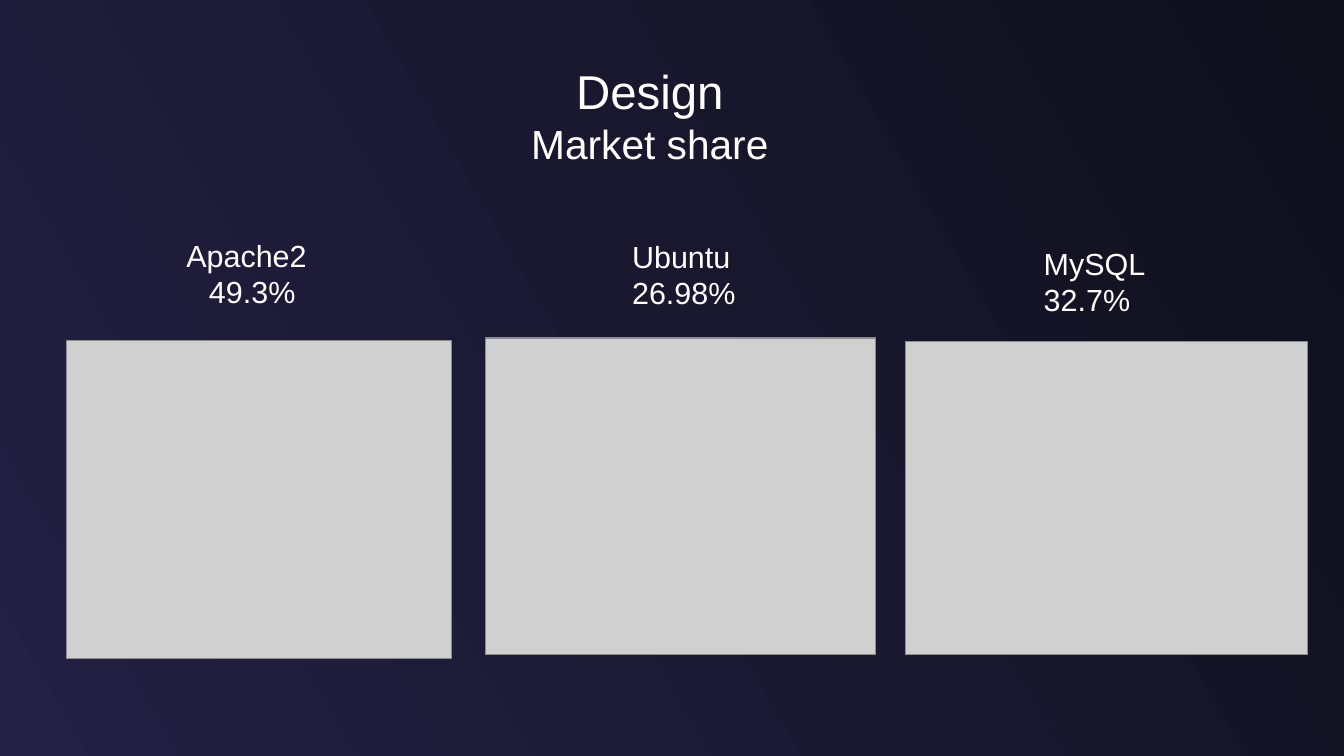
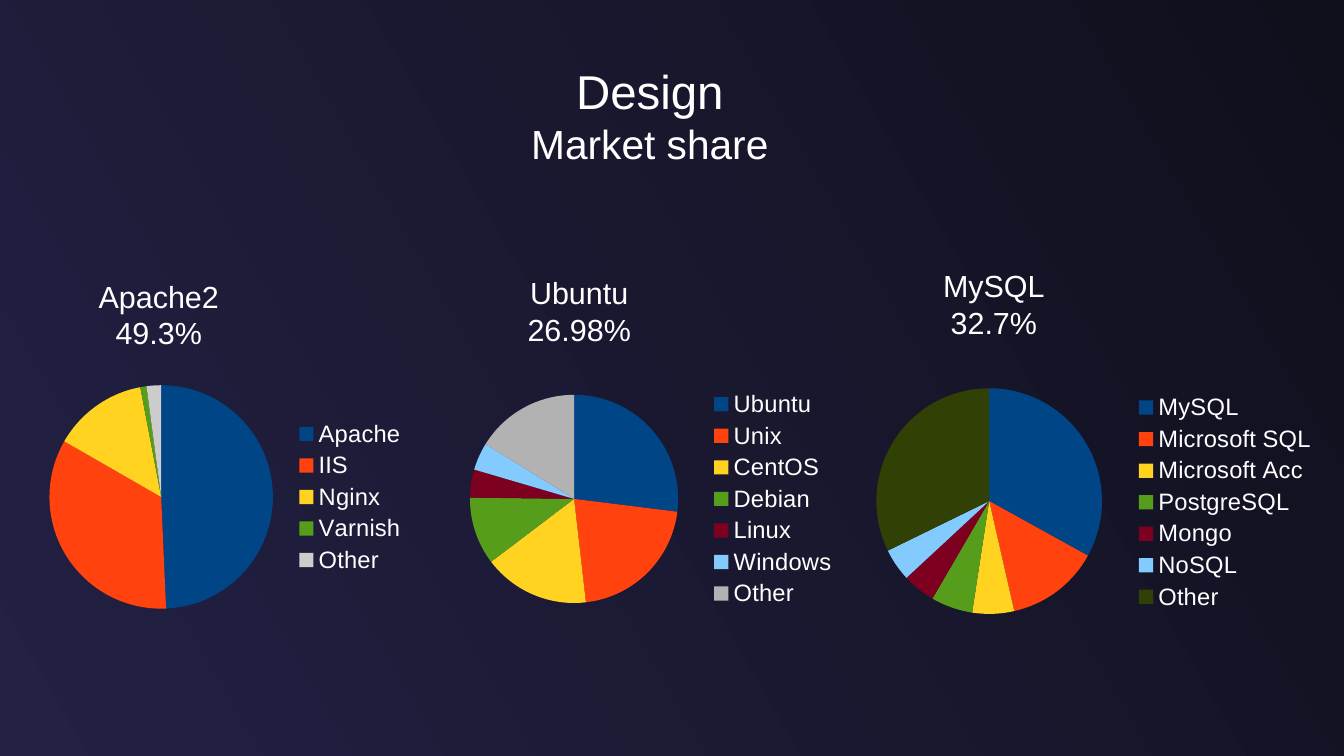
Before and after one commit to jasongunderson/opentray, a slide deck: slide 6 of Documents/presentation/Presentation.odp. Drawn at 1344x756 pixels with LibreOffice and Linux fonts; fonts in the diff are those of the drawing; grey boxes stand for pictures. Boxes give left, top, right and bottom in pixels: in the first picture for what was removed or moved away, otherwise in the second. Text is boxed around its words. In the diff, an @@ line names an element or a change of style, - is before the commit and + after.

```diff
--- a/Documents/presentation/Presentation.odp
+++ b/Documents/presentation/Presentation.odp
@@ text removed at (186,245,306,273) @@
-Apache2
@@ text "Ubuntu" at (528,282,631,342): alignment left to centre @@
@@ text "Ubuntu": place and size @@
-text "Ubuntu" at (632,246,735,305)
+text "Ubuntu" at (528,282,631,342)
@@ text "MySQL": place and size @@
-text "MySQL" at (1044,253,1146,312)
+text "MySQL" at (943,275,1045,335)
@@ text "MySQL" at (943,275,1045,335): alignment left to centre @@
@@ text "Apache2": place and size @@
-text "Apache2" at (209,281,295,304)
+text "Apache2" at (99,286,219,345)
@@ text at (99,286,219,313): paragraph added @@
+Apache2
@@ text at (116,322,202,345): alignment left to centre @@
@@ picture removed at (67,340,451,659) @@
@@ picture removed at (485,338,876,655) @@
@@ picture removed at (905,341,1307,655) @@
@@ pie chart added at (30,368,418,626) @@
+categories: Apache, IIS, Nginx, Varnish, Other
+Series 1: 49, 34, 14, 1, 2
@@ pie chart added at (441,378,849,620) @@
+categories: Ubuntu, Unix, CentOS, Debian, Linux, Windows, Other
+Series 1: 27, 21, 16, 11, 4, 4, 16
@@ pie chart added at (805,384,1329,620) @@
+categories: MySQL, Microsoft SQL, Microsoft Acc, PostgreSQL, Mongo, NoSQL, Other
+Series 1: 33, 13, 6, 6, 5, 5, 32
```
Also in this commit, not shown: 7 other slides changed, 1 slide added, 3 slides removed.
